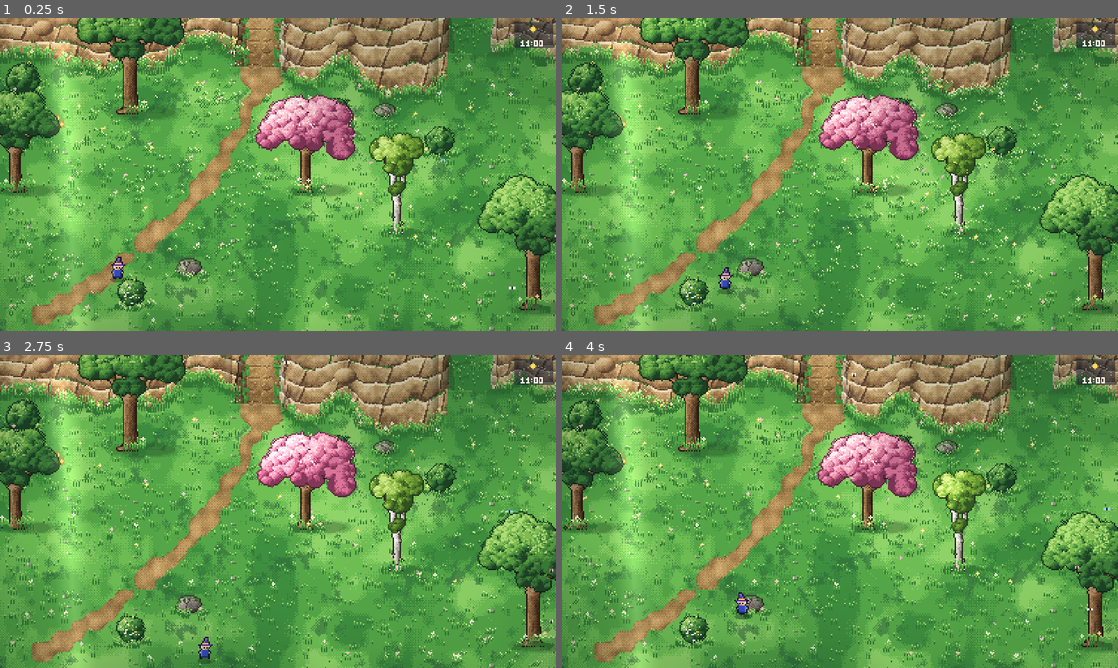
Above: before the commit, frames 1-4 (two rows, left to right).
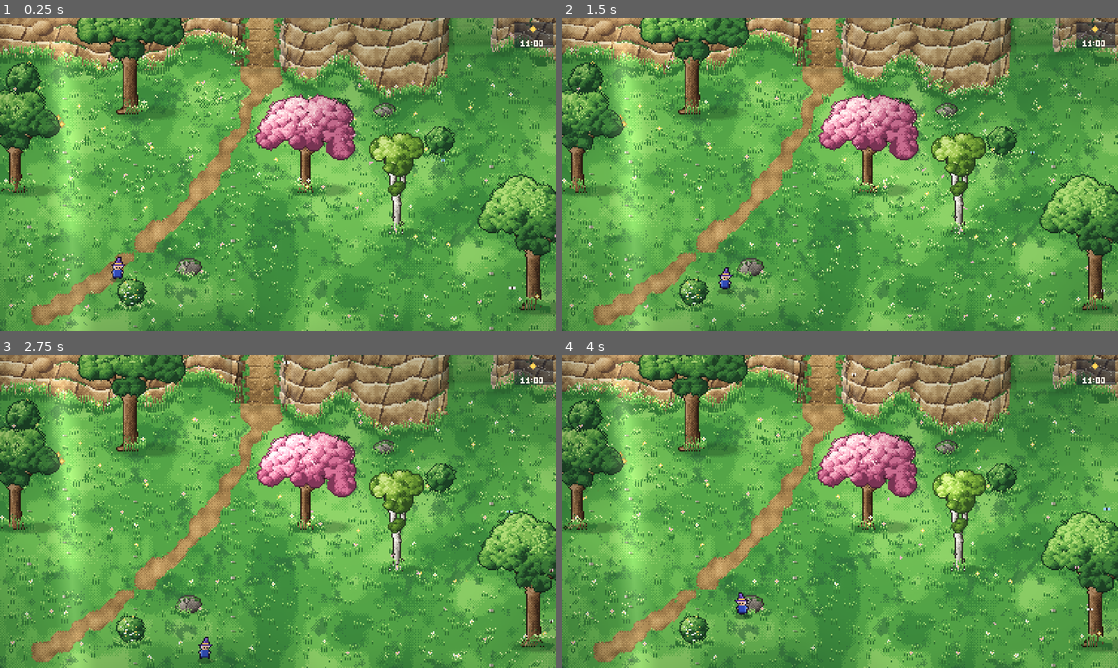
Above: after the commit, the same moments.

Repository: OMEN-2778/Verdelia
Game: Godot game, scene res://scenes/cliff_demo.tscn
Two runs of this game, one before a commit and one after it. Both use one fixed random seed, a clock stepped at 60 frames per second and the inputs below. This scene is started directly instead of the project's main scene.
Inputs:
- Up to frame 1 (0.25 s): no input
- Up to frame 2 (1.5 s): hold Right (ui_right) 0.53-1.28 s; hold Down (ui_down) from 1.28 s (still down)
- Up to frame 3 (2.75 s): release Down (ui_down) at 2.03 s; hold Right (ui_right) from 2.03 s (still down)
- Up to frame 4 (4 s): release Right (ui_right) at 2.78 s; hold Up (ui_up) 2.78-3.53 s; hold Left (ui_left) from 3.53 s (still down)

The runs differ from the first frame. In frame 1, 0.4% of the frame differs, in the area x 80-89%, y 0-12%; in frame 2, 0.3%; in frame 3, 0.3%; in frame 4, 0.3%.

Commit message:
Let grassy slopes show the meadow itself
Instead of painting its own turf, a grass slope leaves the ground showing and
only lays translucent shade over it (deeper down the slope, the cut wall's
shadow, faded out at both ends), so it joins the meadow without a seam.

Co-Authored-By: Claude Opus 5.5 <noreply@anthropic.com>
Claude-Session: https://claude.ai/code/session_01Y3QepJTJgk9rCJ93wTDK78

Diff:
--- a/world/cliff/cliff_band.gd
+++ b/world/cliff/cliff_band.gd
@@ -341,9 +341,15 @@
 				if _cut_shadow(i, l, y, ta, ba) > 0.25:
 					c = c.darkened(0.3)
 			elif style == 2:
-				c = _grass_slope_pixel(i, y, f, b)
-				if _cut_shadow(i, l, y, ta, ba) > 0.25:
-					c = c.darkened(0.22)
+				# the meadow itself shows through (same ground, same tufts); only shade is laid over
+				# it, deepening down the slope and fading out at both ends so there is no seam
+				var ends := smoothstep(0.0, 0.18, f) * (1.0 - smoothstep(0.82, 1.0, f))
+				var shade := (0.06 + 0.2 * f) * ends + (0.16 if _cut_shadow(i, l, y, ta, ba) > 0.25 else 0.0) * smoothstep(0.0, 0.3, f)
+				var swell := fposmod((y + _noise(i, 60, 7) * 4.0) / 11.0, 1.0)
+				if swell < 0.12 and _noise(i, y + 90, 6) > 0.5:
+					shade += 0.06 * ends  # soft lumps in the turf hint at the slope
+				shade = floorf((shade + b * 0.06) * 24.0) / 24.0
+				c = Color(0.04, 0.12, 0.06, clampf(shade, 0.0, 0.5))
 			else:
 				var v: float = 0.3 + 0.55 * (1.0 - f) + 0.12 * (1.0 - absf(u)) + (_noise(i, y, 3) - 0.5) * 0.24 + b * 0.2
 				var ledge := fposmod((y + _noise(i, 40, 6) * 5.0) / 9.0, 1.0)
@@ -457,21 +463,6 @@
 	return 0.42 if i - l < reach else 0.0
 
 
-## A grassy slope: the meadow's own tones (as ground.gdshader draws them), a little darker the
-## lower it runs into the cut, with blade strokes. GrassField also grows tufts on it.
-func _grass_slope_pixel(i: int, y: int, f: float, b: float) -> Color:
-	var t := _noise(i, y, 30) * 0.78 + _noise(i + 13, y, 8) * 0.22 + b * 0.22 - f * 0.28
-	var c := Color(MEADOW[0 if t < 0.3 else (1 if t < 0.5 else (2 if t < 0.7 else 3))])
-	if _hash(i, y * 5 + 3) < 0.03 or _hash(i, (y - 1) * 5 + 3) < 0.03:
-		c = Color(MEADOW_BLADE)  # blade strokes, two px tall
-	elif _hash(i, (y + 1) * 5 + 3) < 0.03:
-		c = Color(MEADOW[3])
-	var swell := fposmod((y + _noise(i, 60, 7) * 4.0) / 11.0, 1.0)
-	if swell < 0.14 and _noise(i, y + 90, 6) > 0.5:
-		c = c.darkened(0.12)  # soft lumps in the turf hint at the slope
-	return c
-
-
 ## Index of the ramp whose floor contains local x (with `margin` px either side), or -1.
 func _ramp_index(local_x: float, margin := 0.0) -> int:
 	for k in ramps.size():
Binary file changed: docs/art/cliff-grass-slope-scene.png
Binary file changed: docs/art/cliff-ramps.png
Not shown, changed: CHANGELOG.md
Not shown, changed: README.md
Not shown, changed: docs/art/cliff-ramps.mp4
